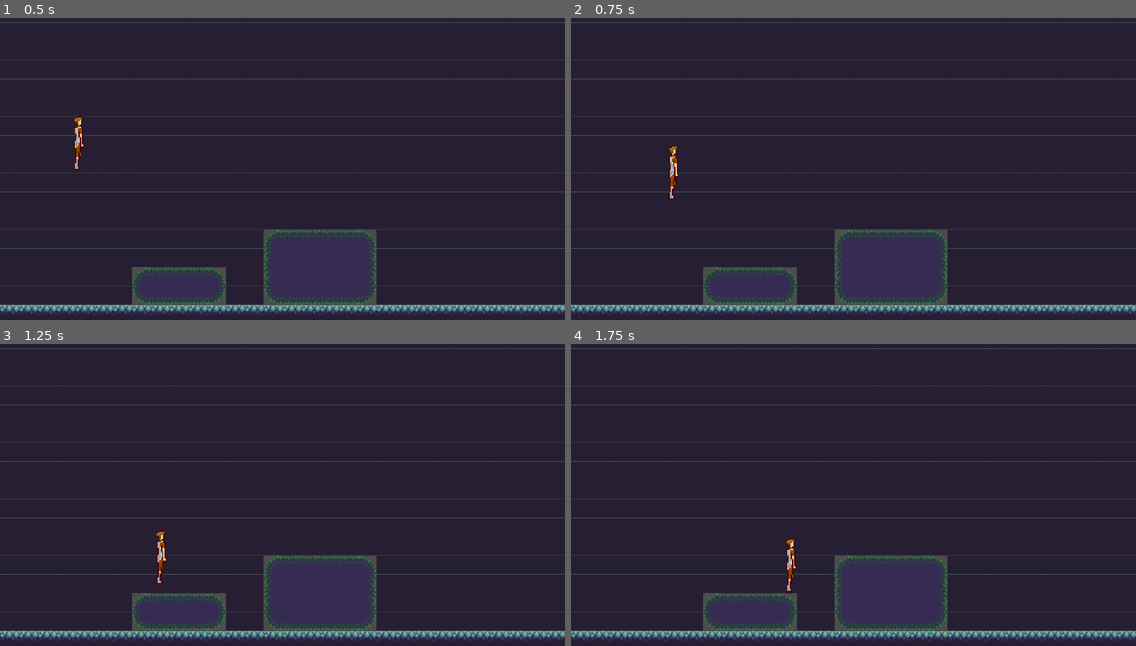
Above: before the commit, frames 1-4 (two rows, left to right).
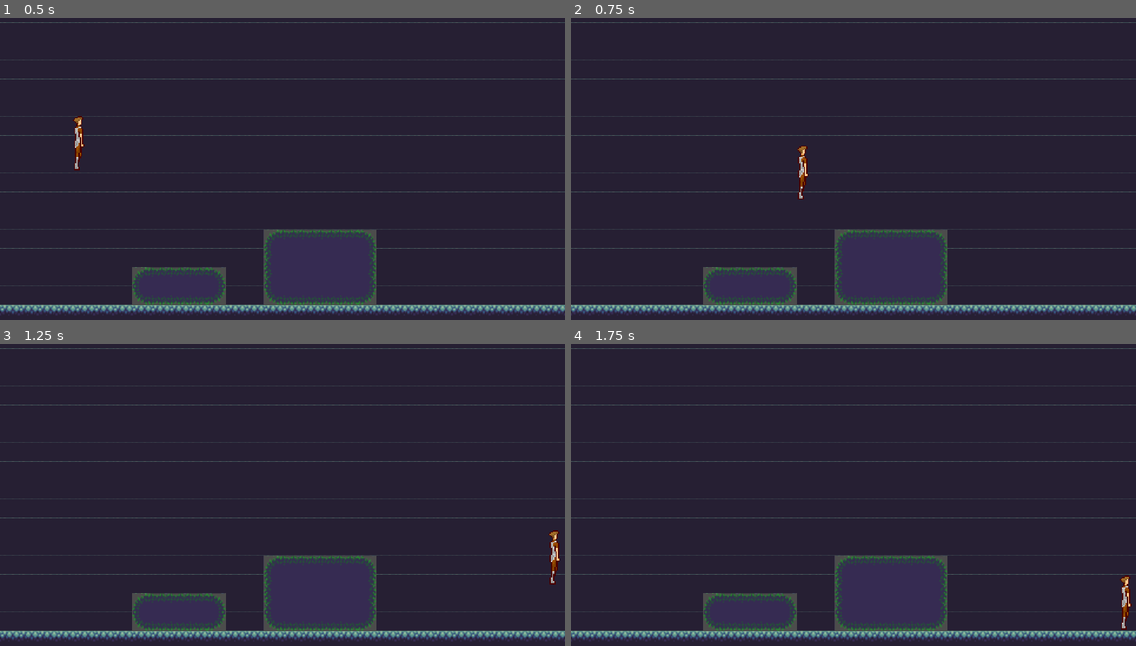
Above: after the commit, the same moments.

Repository: PyDario/tali-adventure
Game: Godot game, scene res://Scenes/Level1.tscn
The game is run twice, just before and just after one commit, with the same random seed, the same clock (stepped at 60 frames per second) and the same inputs.
Inputs:
- Up to frame 1 (0.5 s): no input
- Up to frame 2 (0.75 s): hold D (right) from 0.53 s (still down); hold Space (jump) from 0.53 s (still down)
- Up to frame 3 (1.25 s): keep holding D (right); keep holding Space (jump)
- Up to frame 4 (1.75 s): keep holding D (right); release Space (jump) at 1.28 s; tap Space (jump) at 1.35, 1.52 s

Frame 1 is identical in both runs. In frame 2, 0.5% of the frame differs, in the area x 17-42%, y 42-61%; in frame 3, 0.5%, in the area x 27-100%, y 61-80%; in frame 4, 0.5%.

Commit message:
tried jumping mechanics

Diff:
--- a/Code/Tali.gd
+++ b/Code/Tali.gd
@@ -8,11 +8,18 @@
 	pass # Replace with function body.
 
 func _physics_process(delta):
-	velocity = Vector2()
+	var bool_floor = is_on_floor()
+	var _vector_dummy = Vector2()
+	if Input.is_action_pressed("jump"):
+		if is_on_floor():
+			velocity = Vector2(0, -GRAVITY)
+	else:
+		velocity = Vector2(0, GRAVITY)
 	if Input.is_action_pressed("right"):
-		velocity.x += 1
+		velocity.x += 1 * SPEED
 	if Input.is_action_pressed("left"):
-		velocity.x -= 1
-	velocity *= SPEED
-	velocity.y += GRAVITY
-	velocity = move_and_slide(velocity)
+		velocity.x -= 1 * SPEED
+	#velocity.y += GRAVITY
+	_vector_dummy = move_and_slide(velocity)
+	#print(_vector_dummy)
+	print(bool_floor)
